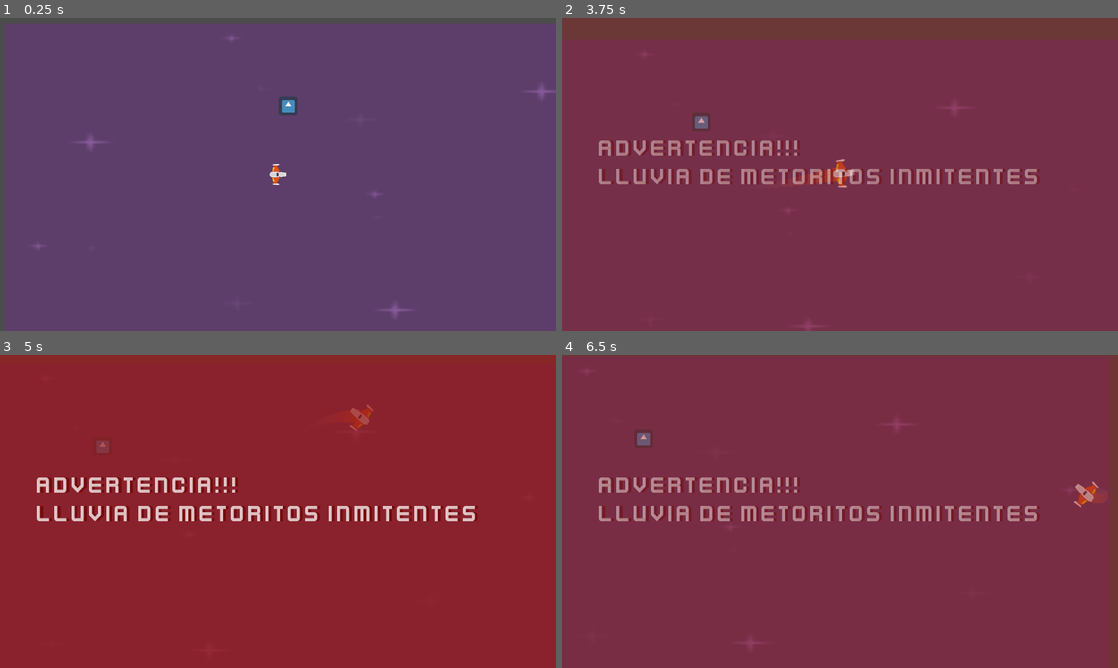
Above: before the commit, frames 1-4 (two rows, left to right).
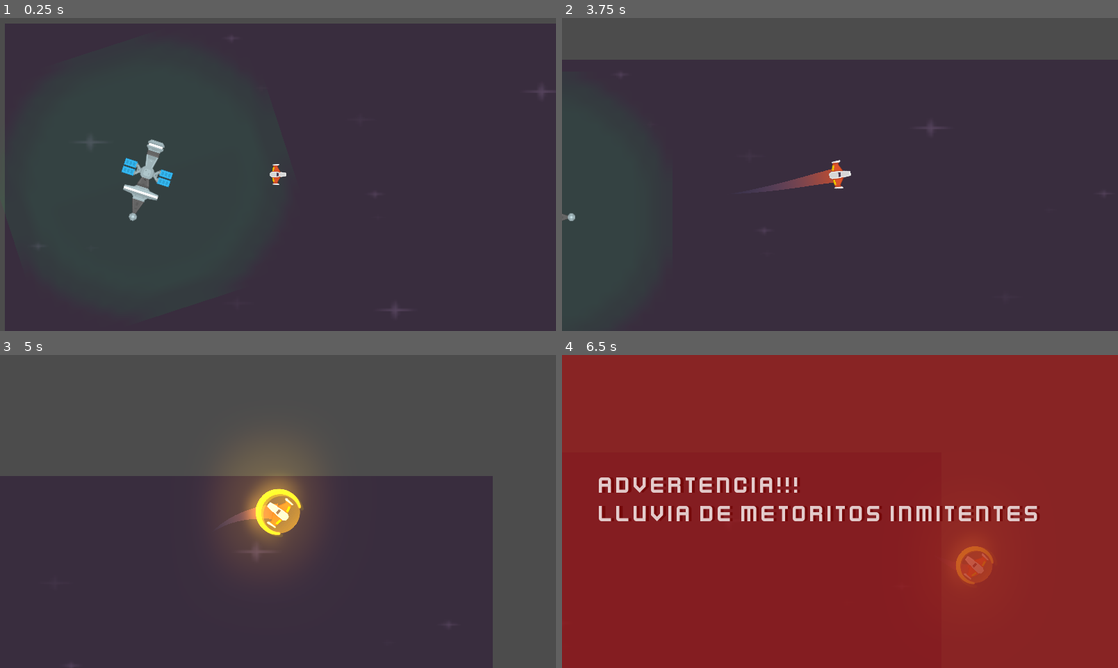
Above: after the commit, the same moments.

Repository: Elunneh/Juego-Meteo
Game: Godot game, scene res://Juego/Niveles/NivelTest.tscn
Same seed, same stepped clock (60 frames per second), same inputs: the game is played once before the commit and once after it. The engine's default icon, where the game draws it, is replaced by a stand-in: a white triangle on a blue panel in a dark square.
Inputs (mouse positions are in pixels of both pictures, inside the frame that each line leads up to):
- Up to frame 1 (0.25 s): no input
- Up to frame 2 (3.75 s): move the mouse to (962, 158) at 0.52 s; hold W (mover_adelante) 0.53-1.28 s; tap E (recarga_laser, bound only after the commit) at 0.6, 1.55, 2.3, 3.05 s; move the mouse to (728, 190) at 1.27 s; hold S (mover_atras) 1.28-2.03 s; click (728, 190) at 1.35 s; move the mouse to (895, 105) at 2.02 s; hold Right mouse button (disparo_secundario) 2.03-2.78 s; hold W (mover_adelante) 2.03-3.53 s; move the mouse to (812, 237) at 2.77 s; tap A (rotar_antihorario) at 2.85 s; move the mouse to (1006, 221) at 3.52 s; hold S (mover_atras) from 3.53 s (still down); hold D (rotar_horario) from 3.53 s (still down)
- Up to frame 3 (5 s): keep holding S (mover_atras); tap E (recarga_laser, bound only after the commit) at 3.8, 4.55 s; tap Middle mouse button (escudo) at 4.15 s; move the mouse to (111, 464) at 4.27 s; release D (rotar_horario) at 4.28 s; tap Mouse wheel up (zoom_acercar) at 4.35 s
- Up to frame 4 (6.5 s): move the mouse to (867, 511) at 5.02 s; hold Mouse wheel down (zoom_alejar) 5.03-5.78 s; tap E (recarga_laser, bound only after the commit) at 5.3, 5.85 s; move the mouse to (756, 433) at 5.77 s; release S (mover_atras) at 5.78 s; hold W (mover_adelante) from 5.78 s (still down)

The runs differ from the first frame. In frame 1, 97% of the frame differs, in the area x 0-100%, y 1-100%; in frame 2, 100%; in frame 3, 100%, in the area x 0-100%, y 0-100%; in frame 4, 100%.
Error after the commit: Invalid call. Nonexistent function 'get_laser' in base 'Nil'. (res://Juego/Estacion)

Commit message:
actualizado

Diff:
--- /dev/null
+++ b/Juego/Estacion Recarga/EstacionRecarga.gd
@@ -0,0 +1,33 @@
+class_name EstacionRecarga
+extends Node2D
+
+## Atributos Export
+export var energia: float = 6.0
+export var radio_energia_entregada: float = 0.05
+
+##Atributos
+var nave_player: Player = null
+
+## Metodos
+func _unhandled_input(event: InputEvent)-> void:
+	if event. is_action("recargar_escudo"):
+		nave_player.get_escudo().controlar_energia(radio_energia_entregada)
+	elif event.is_action("recarga_laser"):
+		nave_player.get_laser().controlar_energia(radio_energia_entregada)
+
+
+##Señales Internas
+
+func _on_AreaColision_body_entered(body: Node)-> void:
+	if body.has_method("destruir"):
+		body.destruir()
+
+
+func _on_AreaRecarga_body_entered(body: Node)-> void:
+	if body is Player:
+		nave_player = body
+	body.set_gravity_scale(0.1)
+
+
+func _on_AreaRecarga_body_exited(body: Node)-> void:
+	body.set_gravity_scale(0.0)
--- /dev/null
+++ b/Juego/Estacion Recarga/EstacionRecarga.tscn
@@ -0,0 +1,237 @@
+[gd_scene load_steps=11 format=2]
+
+[ext_resource path="res://Juego/Estacion Recarga/spaceStation.png" type="Texture" id=1]
+[ext_resource path="res://Juego/Estacion Recarga/ZonaRecarga.png" type="Texture" id=2]
+[ext_resource path="res://Juego/Estacion Recarga/AlertaVacio.ogg" type="AudioStream" id=3]
+[ext_resource path="res://Juego/Estacion Recarga/recargando.ogg" type="AudioStream" id=4]
+[ext_resource path="res://Juego/Estacion Recarga/EstacionRecarga.gd" type="Script" id=5]
+
+[sub_resource type="CapsuleShape2D" id=1]
+radius = 87.0
+height = 124.0
+
+[sub_resource type="CircleShape2D" id=5]
+radius = 497.196
+
+[sub_resource type="CircleShape2D" id=2]
+radius = 496.88
+
+[sub_resource type="Animation" id=3]
+resource_name = "Default"
+length = 0.001
+tracks/0/type = "value"
+tracks/0/path = NodePath("AreaColision/SpriteEstacion:scale")
+tracks/0/interp = 1
+tracks/0/loop_wrap = true
+tracks/0/imported = false
+tracks/0/enabled = true
+tracks/0/keys = {
+"times": PoolRealArray(  ),
+"transitions": PoolRealArray(  ),
+"update": 0,
+"values": [  ]
+}
+tracks/1/type = "value"
+tracks/1/path = NodePath("AreaColision/SpriteEstacion:position")
+tracks/1/interp = 1
+tracks/1/loop_wrap = true
+tracks/1/imported = false
+tracks/1/enabled = true
+tracks/1/keys = {
+"times": PoolRealArray(  ),
+"transitions": PoolRealArray(  ),
+"update": 0,
+"values": [  ]
+}
+tracks/2/type = "value"
+tracks/2/path = NodePath("AreaColision/SpriteEstacion:rotation_degrees")
+tracks/2/interp = 1
+tracks/2/loop_wrap = true
+tracks/2/imported = false
+tracks/2/enabled = true
+tracks/2/keys = {
+"times": PoolRealArray(  ),
+"transitions": PoolRealArray(  ),
+"update": 0,
+"values": [  ]
+}
+tracks/3/type = "value"
+tracks/3/path = NodePath("AreaRecarga/SpriteRecarga:scale")
+tracks/3/interp = 1
+tracks/3/loop_wrap = true
+tracks/3/imported = false
+tracks/3/enabled = true
+tracks/3/keys = {
+"times": PoolRealArray(  ),
+"transitions": PoolRealArray(  ),
+"update": 0,
+"values": [  ]
+}
+tracks/4/type = "value"
+tracks/4/path = NodePath("AreaRecarga/SpriteRecarga:position")
+tracks/4/interp = 1
+tracks/4/loop_wrap = true
+tracks/4/imported = false
+tracks/4/enabled = true
+tracks/4/keys = {
+"times": PoolRealArray(  ),
+"transitions": PoolRealArray(  ),
+"update": 0,
+"values": [  ]
+}
+tracks/5/type = "value"
+tracks/5/path = NodePath("AreaRecarga/SpriteRecarga:rotation_degrees")
+tracks/5/interp = 1
+tracks/5/loop_wrap = true
+tracks/5/imported = false
+tracks/5/enabled = true
+tracks/5/keys = {
+"times": PoolRealArray(  ),
+"transitions": PoolRealArray(  ),
+"update": 0,
+"values": [  ]
+}
+
+[sub_resource type="Animation" id=4]
+resource_name = "Recargando"
+length = 5.0
+loop = true
+tracks/0/type = "value"
+tracks/0/path = NodePath("AreaColision/SpriteEstacion:position")
+tracks/0/interp = 1
+tracks/0/loop_wrap = true
+tracks/0/imported = false
+tracks/0/enabled = true
+tracks/0/keys = {
+"times": PoolRealArray( 0, 5 ),
+"transitions": PoolRealArray( 1, 1 ),
+"update": 0,
+"values": [ Vector2( 0, 0 ), Vector2( 0, 0 ) ]
+}
+tracks/1/type = "value"
+tracks/1/path = NodePath("AreaColision/SpriteEstacion:rotation_degrees")
+tracks/1/interp = 1
+tracks/1/loop_wrap = true
+tracks/1/imported = false
+tracks/1/enabled = true
+tracks/1/keys = {
+"times": PoolRealArray( 0, 5 ),
+"transitions": PoolRealArray( 1, 1 ),
+"update": 0,
+"values": [ 0.0, 360.0 ]
+}
+tracks/2/type = "value"
+tracks/2/path = NodePath("AreaColision/SpriteEstacion:scale")
+tracks/2/interp = 1
+tracks/2/loop_wrap = true
+tracks/2/imported = false
+tracks/2/enabled = true
+tracks/2/keys = {
+"times": PoolRealArray( 0, 5 ),
+"transitions": PoolRealArray( 1, 1 ),
+"update": 0,
+"values": [ Vector2( 1, 1 ), Vector2( 1, 1 ) ]
+}
+tracks/3/type = "value"
+tracks/3/path = NodePath("AreaRecarga/SpriteRecarga:position")
+tracks/3/interp = 1
+tracks/3/loop_wrap = true
+tracks/3/imported = false
+tracks/3/enabled = true
+tracks/3/keys = {
+"times": PoolRealArray( 0, 5 ),
+"transitions": PoolRealArray( 1, 1 ),
+"update": 0,
+"values": [ Vector2( -3.8147e-06, -11.3137 ), Vector2( -3.8147e-06, -11.3137 ) ]
+}
+tracks/4/type = "value"
+tracks/4/path = NodePath("AreaRecarga/SpriteRecarga:rotation_degrees")
+tracks/4/interp = 1
+tracks/4/loop_wrap = true
+tracks/4/imported = false
+tracks/4/enabled = true
+tracks/4/keys = {
+"times": PoolRealArray( 0, 5 ),
+"transitions": PoolRealArray( 1, 1 ),
+"update": 0,
+"values": [ 0.0, -360.0 ]
+}
+tracks/5/type = "value"
+tracks/5/path = NodePath("AreaRecarga/SpriteRecarga:scale")
+tracks/5/interp = 1
+tracks/5/loop_wrap = true
+tracks/5/imported = false
+tracks/5/enabled = true
+tracks/5/keys = {
+"times": PoolRealArray( 0, 3, 4, 5 ),
+"transitions": PoolRealArray( 1, 1, 1, 1 ),
+"update": 0,
+"values": [ Vector2( 40.6211, 38.0849 ), Vector2( 50, 50 ), Vector2( 37.8106, 36.5425 ), Vector2( 40.6211, 38.0849 ) ]
+}
+tracks/6/type = "value"
+tracks/6/path = NodePath("AreaColision/CollisionShape2D:rotation_degrees")
+tracks/6/interp = 1
+tracks/6/loop_wrap = true
+tracks/6/imported = false
+tracks/6/enabled = true
+tracks/6/keys = {
+"times": PoolRealArray( 0, 5 ),
+"transitions": PoolRealArray( 1, 1 ),
+"update": 0,
+"values": [ 0.0, 360.0 ]
+}
+
+[node name="EstacionRecarga" type="Node2D"]
+script = ExtResource( 5 )
+
+[node name="AreaColision" type="Area2D" parent="."]
+collision_layer = 0
+
+[node name="SpriteEstacion" type="Sprite" parent="AreaColision"]
+z_index = 1
+z_as_relative = false
+texture = ExtResource( 1 )
+
+[node name="CollisionShape2D" type="CollisionShape2D" parent="AreaColision"]
+shape = SubResource( 1 )
+
+[node name="AreaRecarga" type="Area2D" parent="."]
+space_override = 1
+gravity_point = true
+gravity = 1000.0
+collision_layer = 0
+
+[node name="RigidBody2D" type="RigidBody2D" parent="AreaRecarga"]
+collision_layer = 0
+
+[node name="CollisionShape2D" type="CollisionShape2D" parent="AreaRecarga/RigidBody2D"]
+shape = SubResource( 5 )
+
+[node name="SpriteRecarga" type="Sprite" parent="AreaRecarga"]
+modulate = Color( 0.0313726, 1, 0.380392, 0.109804 )
+self_modulate = Color( 0.941176, 0.913725, 0.972549, 1 )
+position = Vector2( -3.8147e-06, -11.3137 )
+scale = Vector2( 40.6211, 38.0849 )
+z_as_relative = false
+texture = ExtResource( 2 )
+
+[node name="CollisionShape2D" type="CollisionShape2D" parent="AreaRecarga"]
+shape = SubResource( 2 )
+
+[node name="AnimationPlayer" type="AnimationPlayer" parent="."]
+autoplay = "Recargando"
+anims/Default = SubResource( 3 )
+anims/Recargando = SubResource( 4 )
+
+[node name="CargaSFX" type="AudioStreamPlayer" parent="."]
+stream = ExtResource( 4 )
+volume_db = -19.576
+bus = "SFX"
+
+[node name="VacioSFX" type="AudioStreamPlayer" parent="."]
+stream = ExtResource( 3 )
+volume_db = -25.082
+bus = "SFX"
+[connection signal="body_entered" from="AreaColision" to="." method="_on_AreaColision_body_entered"]
+[connection signal="body_entered" from="AreaRecarga" to="." method="_on_AreaRecarga_body_entered"]
+[connection signal="body_exited" from="AreaRecarga/RigidBody2D" to="." method="_on_AreaRecarga_body_exited"]
--- a/Juego/LaseBeam/LaserBeam2D.gd
+++ b/Juego/LaseBeam/LaserBeam2D.gd
@@ -60,7 +60,7 @@
 			print("SIN ENERGIA")
 			set_is_casting(false)
 			return
-		energia += radio_desgaste * delta
+		controlar_energia (radio_desgaste * delta)
 
 
 	var cast_point : Vector2 = cast_to
@@ -74,12 +74,16 @@
 		collision_particles.global_rotation = get_collision_normal().angle()
 		collision_particles.position = cast_point
 		if get_collider().has_method("recibir_danio"):
-			get_collider().recibir_danio(radio_danio )
+			get_collider().recibir_danio(radio_danio * delta )
 
 
 	fill.points[1] = cast_point
 	beam_particles.position = cast_point * 0.5
 	beam_particles.process_material.emission_box_extents.x = cast_point.length() * 0.5
+
+func controlar_energia(consumo: float)-> void:
+	energia+= consumo
+	print("Energia Laser: ",energia )
 
 func appear() -> void:
 	if tween.is_active():
--- a/Juego/Naves/Player/Escudo/Escudo.gd
+++ b/Juego/Naves/Player/Escudo/Escudo.gd
@@ -18,11 +18,18 @@
 	controlar_colisionador(true)
 
 func _process(delta:float)-> void:
-	energia += radio_desgaste * delta
-	if energia <= 0.0:
+	controlar_energia (radio_desgaste * delta)
+
+##metodos customs
+
+func controlar_energia(consumo: float)-> void:
+	energia += consumo
+	print("Energia Escudo: ", energia)
+	if energia <= 0.0 :
 		desactivar()
 
-##metodos customs
+
+
 func controlar_colisionador(esta_desactivado : bool)-> void:
 	$CollisionShape2D.set_deferred("disabled", esta_desactivado)
 
--- a/Juego/Naves/Player/Player.gd
+++ b/Juego/Naves/Player/Player.gd
@@ -17,14 +17,20 @@
 
 ##Atributos Onready
 onready var canion:Canion = $Canion
-onready var laser:RayoLaser = $LaserBeam2D
+onready var laser:RayoLaser = $LaserBeam2D setget, get_laser
 onready var estela:Estela = $EstelaPuntoInicio/Trail2D
 onready var motor_sfx: Motor = $MotorSFX
 onready var colisionador:CollisionShape2D = $CollisionShape2D
 onready var impacto_sfx: AudioStreamPlayer = $ImpactoSFX
-onready var escudo: Escudo = $Escudo
+onready var escudo: Escudo = $Escudo setget, get_escudo
 
+##Setter y Getter
 
+func get_laser() -> RayoLaser:
+	return laser
+
+func get_escudo() -> Escudo:
+	return escudo
 
 
 ## Metodos
--- a/Juego/Niveles/NivelTest.tscn
+++ b/Juego/Niveles/NivelTest.tscn
@@ -7,10 +7,10 @@
 [ext_resource path="res://Juego/Peligros/SectorDePeligro.tscn" type="PackedScene" id=5]
 [ext_resource path="res://Juego/Metetoritos/Meteoritos.tscn" type="PackedScene" id=6]
 [ext_resource path="res://Juego/Metetoritos/ExplosionMeteorito.tscn" type="PackedScene" id=7]
-[ext_resource path="res://Juego/Niveles/Fondos/violeta.png" type="Texture" id=8]
+[ext_resource path="res://Juego/Niveles/Fondos/purpuraoscura.png" type="Texture" id=8]
 [ext_resource path="res://Juego/Metetoritos/SectorMeteoritos.tscn" type="PackedScene" id=9]
-[ext_resource path="res://icon.png" type="Texture" id=10]
 [ext_resource path="res://Juego/Niveles/CamaraNivel.gd" type="Script" id=11]
+[ext_resource path="res://Juego/Estacion Recarga/EstacionRecarga.tscn" type="PackedScene" id=12]
 
 [node name="NivelTest" type="Node2D"]
 script = ExtResource( 3 )
@@ -33,7 +33,7 @@
 [node name="TriggersLluviaMeteoritos" type="Node" parent="."]
 
 [node name="SectorDePeligro" parent="TriggersLluviaMeteoritos" instance=ExtResource( 5 )]
-position = Vector2( 1587.39, 490.23 )
+position = Vector2( 2215.3, 190.417 )
 tipo_peligro = "Meteorito"
 
 [node name="CamaraNivel" type="Camera2D" parent="."]
@@ -43,7 +43,6 @@
 
 [node name="TweenCamara" type="Tween" parent="."]
 
-[node name="icon" type="Sprite" parent="."]
-position = Vector2( 909.333, 239.336 )
-texture = ExtResource( 10 )
+[node name="EstacionRecarga" parent="." instance=ExtResource( 12 )]
+position = Vector2( 412.95, 497.803 )
 [connection signal="tween_completed" from="TweenCamara" to="." method="_on_TweenCamara_tween_completed"]
--- a/project.godot
+++ b/project.godot
@@ -43,6 +43,11 @@
 "class": "Escudo",
 "language": "GDScript",
 "path": "res://Juego/Naves/Player/Escudo/Escudo.gd"
+}, {
+"base": "Node2D",
+"class": "EstacionRecarga",
+"language": "GDScript",
+"path": "res://Juego/Estacion Recarga/EstacionRecarga.gd"
 }, {
 "base": "Line2D",
 "class": "Estela",
@@ -107,6 +112,7 @@
 "Canion": "",
 "Dummy": "",
 "Escudo": "",
+"EstacionRecarga": "",
 "Estela": "",
 "ExplosionMeteorito": "",
 "Meteoritos": "",
@@ -188,6 +194,11 @@
 "events": [ Object(InputEventMouseButton,"resource_local_to_scene":false,"resource_name":"","device":0,"alt":false,"shi …(212 unchanged characters)…
  ]
 }
+recarga_laser={
+"deadzone": 0.5,
+"events": [ Object(InputEventKey,"resource_local_to_scene":false,"resource_name":"","device":0,"alt":false,"shift":false,"control":false,"meta":false,"command":false,"pressed":false,"scancode":69,"unicode":0,"echo":false,"script":null)
+ ]
+}
 
 [layer_names]
 
Not shown, added: Juego/Estacion Recarga/AlertaVacio.ogg.import
Binary file added: Juego/Estacion Recarga/ZonaRecarga.png
Not shown, added: Juego/Estacion Recarga/ZonaRecarga.png.import
Not shown, added: Juego/Estacion Recarga/recargando.ogg.import
Binary file added: Juego/Estacion Recarga/spaceStation.png
Not shown, added: Juego/Estacion Recarga/spaceStation.png.import
Not shown, added: Juego/Estacion Recarga/AlertaVacio.ogg
Not shown, added: Juego/Estacion Recarga/recargando.ogg
